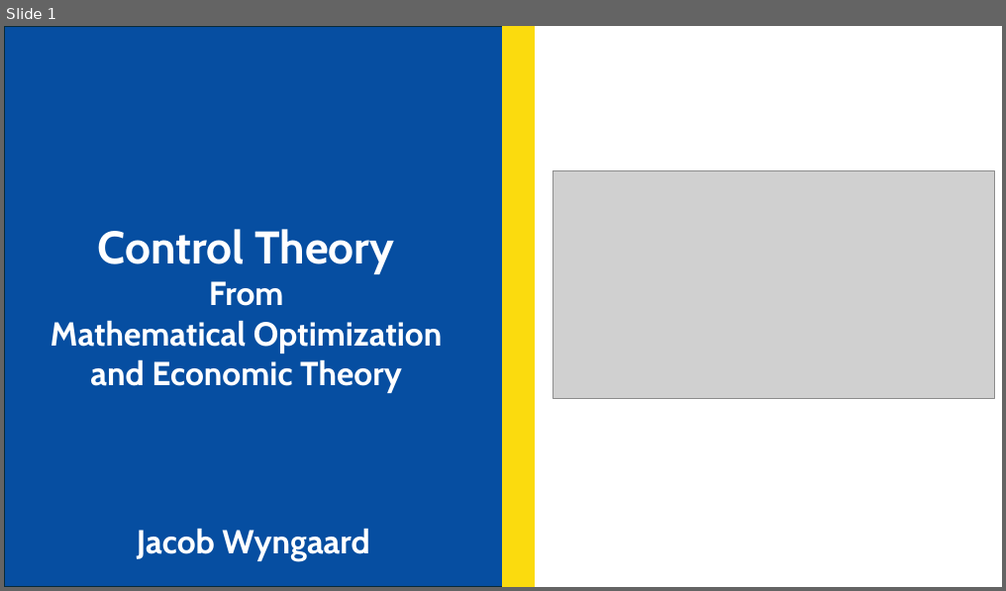
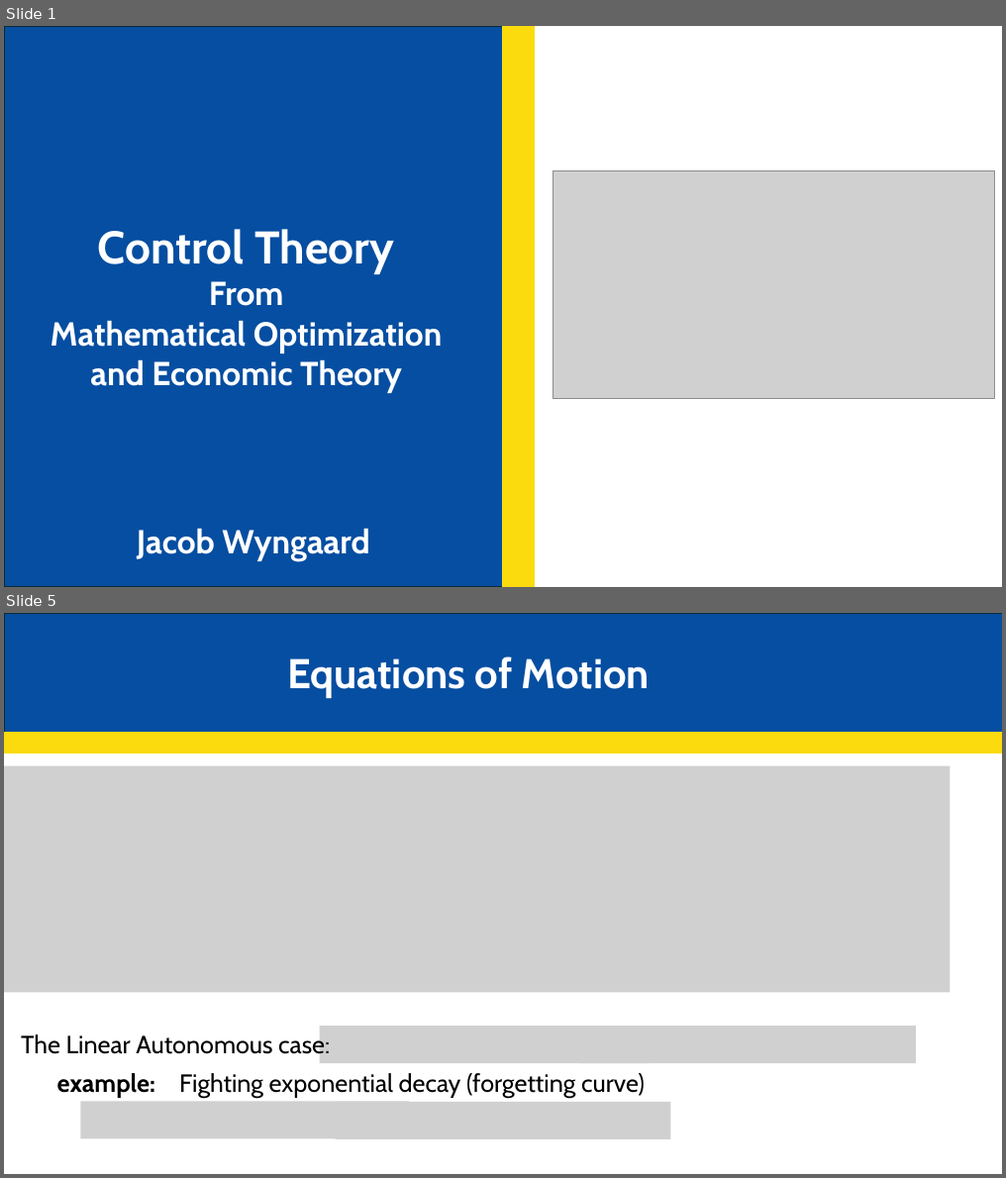
Before and after one commit to JakeCisc210/Candidacy, a slide deck: Reading Course/Presentations/Control Theory.pptx. Shown one above the other, each under a label of ours: slide 1 before the commit, slides 1 and 5 after it; the slides between them are not shown. The pictures are 1006x591 and 1006x1178 pixels, drawn with LibreOffice and Linux fonts; fonts in the diff are those of the drawing; grey boxes stand for pictures. Boxes give left, top, right and bottom in pixels: in the first picture for what was removed or moved away, otherwise in the second. Text is boxed around its words. In the diff, an @@ line names an element or a change of style, - is before the commit and + after.

```diff
--- a/Reading Course/Presentations/Control Theory.pptx
+++ b/Reading Course/Presentations/Control Theory.pptx
@@ slide 5 added at (4, 613, 1002, 1174), background #FFFFFF @@
@@ rectangle added at (5, 613, 1002, 733), fill #064EA1, outline #092A39 1.5 pt @@
@@ text added at (287, 657, 649, 698), 40 pt, text #FFFFFF, bold @@
+Equations of Motion
@@ rectangle added at (4, 733, 1002, 753), fill #FBDB0E, outline #FBDB0E 1.5 pt @@
@@ picture added at (4, 766, 950, 993) @@
@@ picture added at (320, 1026, 648, 1063) @@
@@ picture added at (580, 1026, 916, 1063) @@
@@ text added at (21, 1034, 330, 1060), 24 pt, text #000000 @@
+  The Linear Autonomous case:
@@ text added at (57, 1073, 155, 1098), 24 pt, text #000000, bold @@
+  example:
@@ text added at (179, 1073, 645, 1098), 24 pt, text #000000 @@
+  Fighting exponential decay (forgetting curve)
@@ picture added at (80, 1102, 409, 1140) @@
@@ picture added at (336, 1102, 671, 1140) @@
```
Also in this commit, not shown: 3 slides changed, 2 other slides added.
